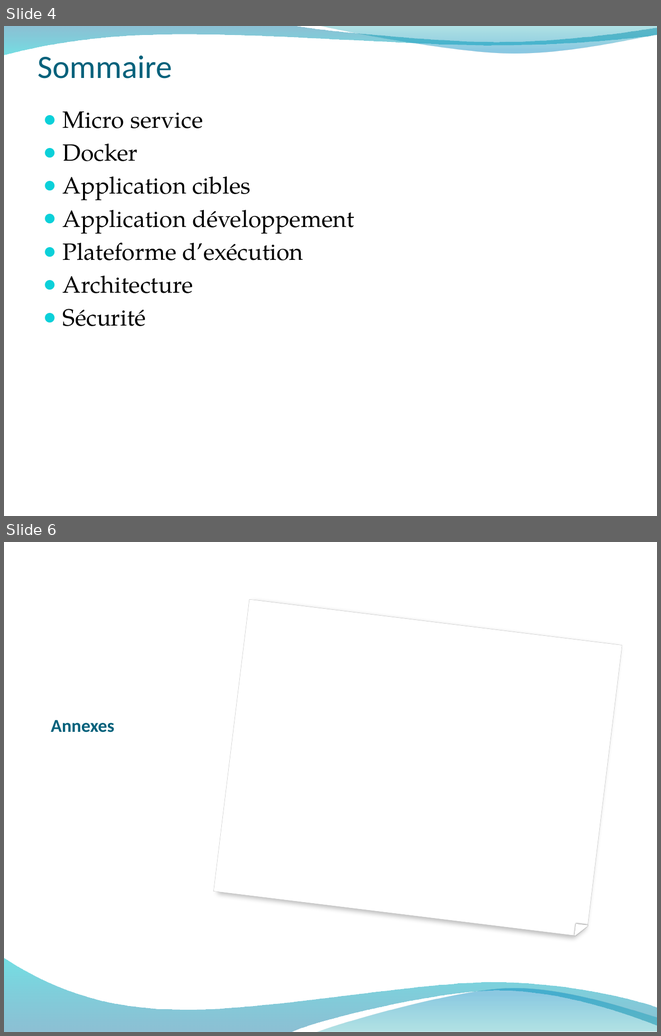
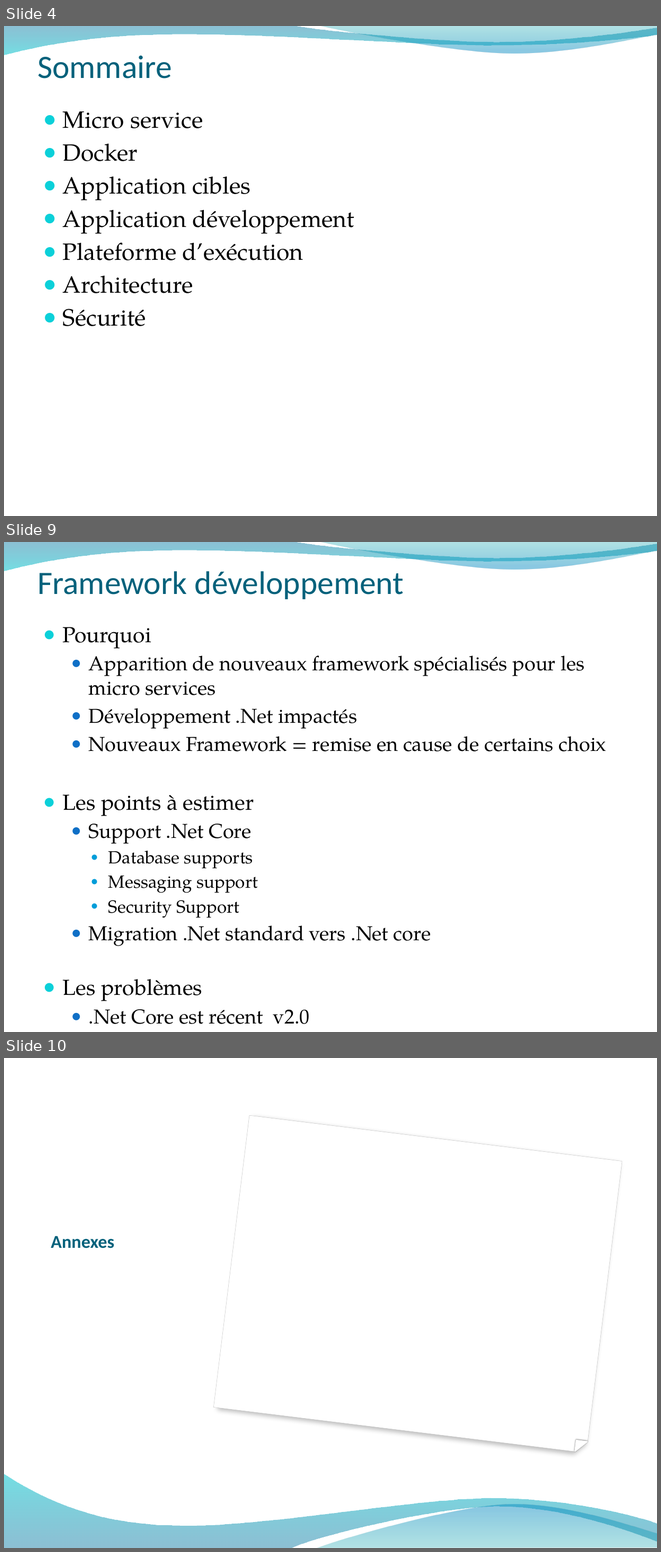
Before and after one commit to ygo74/microsvc, a slide deck: Documentation/Container Architecture.pptx. Shown one above the other, each under a label of ours: slides 4 and 6 before the commit, slides 4, 9 and 10 after it; the slides between them are not shown. The pictures are 661x1036 and 661x1552 pixels, drawn with LibreOffice and Linux fonts; fonts in the diff are those of the drawing; background and template pictures are left out. Boxes give left, top, right and bottom in pixels: in the first picture for what was removed or moved away, otherwise in the second. Text is boxed around its words. In the diff, an @@ line names an element or a change of style, - is before the commit and + after.

```diff
--- a/Documentation/Container Architecture.pptx
+++ b/Documentation/Container Architecture.pptx
@@ slide 9 added at [4, 542, 657, 1032], background picture (left out); not listed: 2 template elements that a slide beside it also shows @@
@@ title added at [37, 571, 404, 599], 36 pt, text #04617B @@
+Framework développement
@@ text added at [63, 627, 606, 1024], 22.2 pt, text #000000 @@
+● Pourquoi
+  ● Apparition de nouveaux framework spécialisés pour les micro services
+  ● Développement .Net impactés
+  ● Nouveaux Framework = remise en cause de certains choix
+● Les points à estimer
+  ● Support .Net Core
+    ● Database supports
+    ● Messaging support
+    ● Security Support
+  ● Migration .Net standard vers .Net core
+● Les problèmes
+  ● .Net Core est récent v2.0
@@ what was slide 6 is now slide 10 @@
```
Also in this commit, not shown: 3 slides changed, 6 other slides added.
